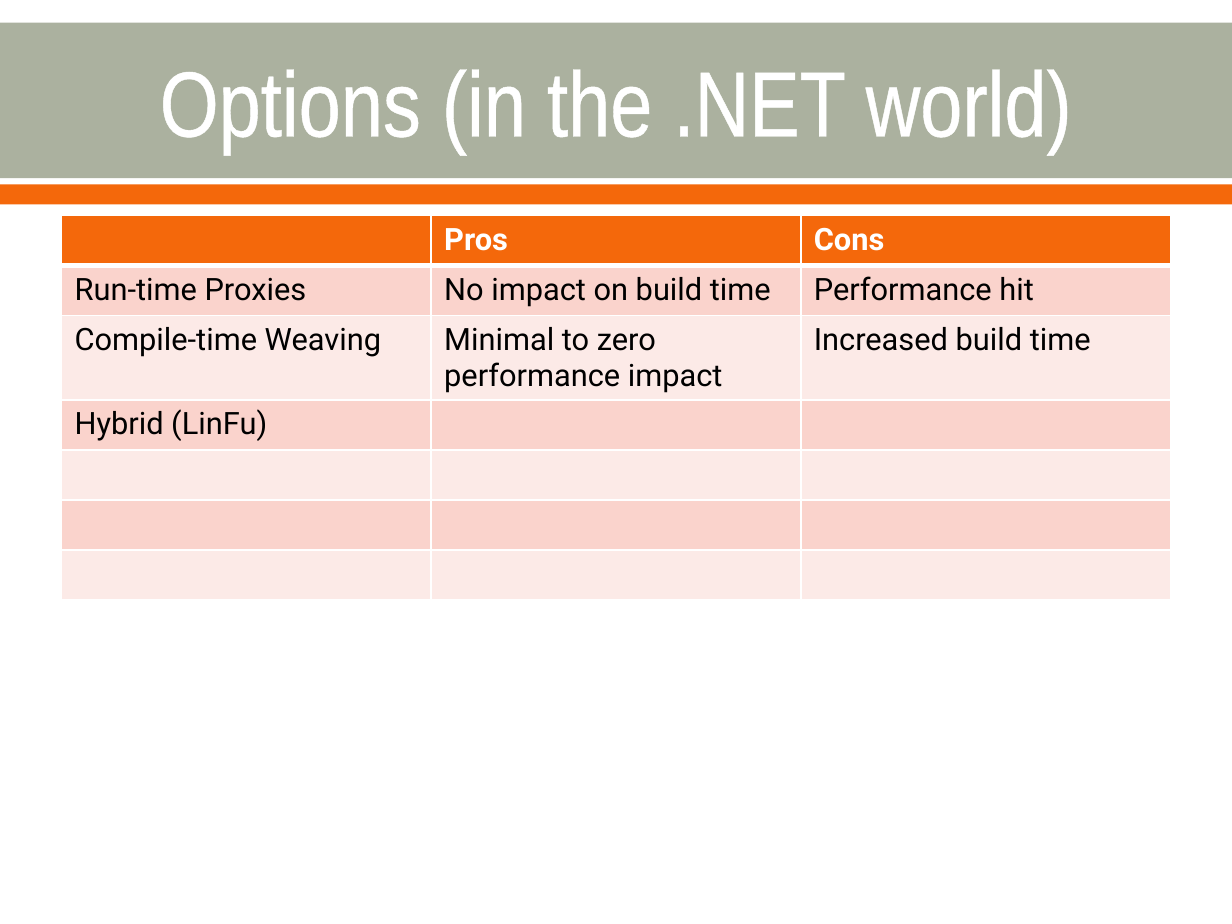
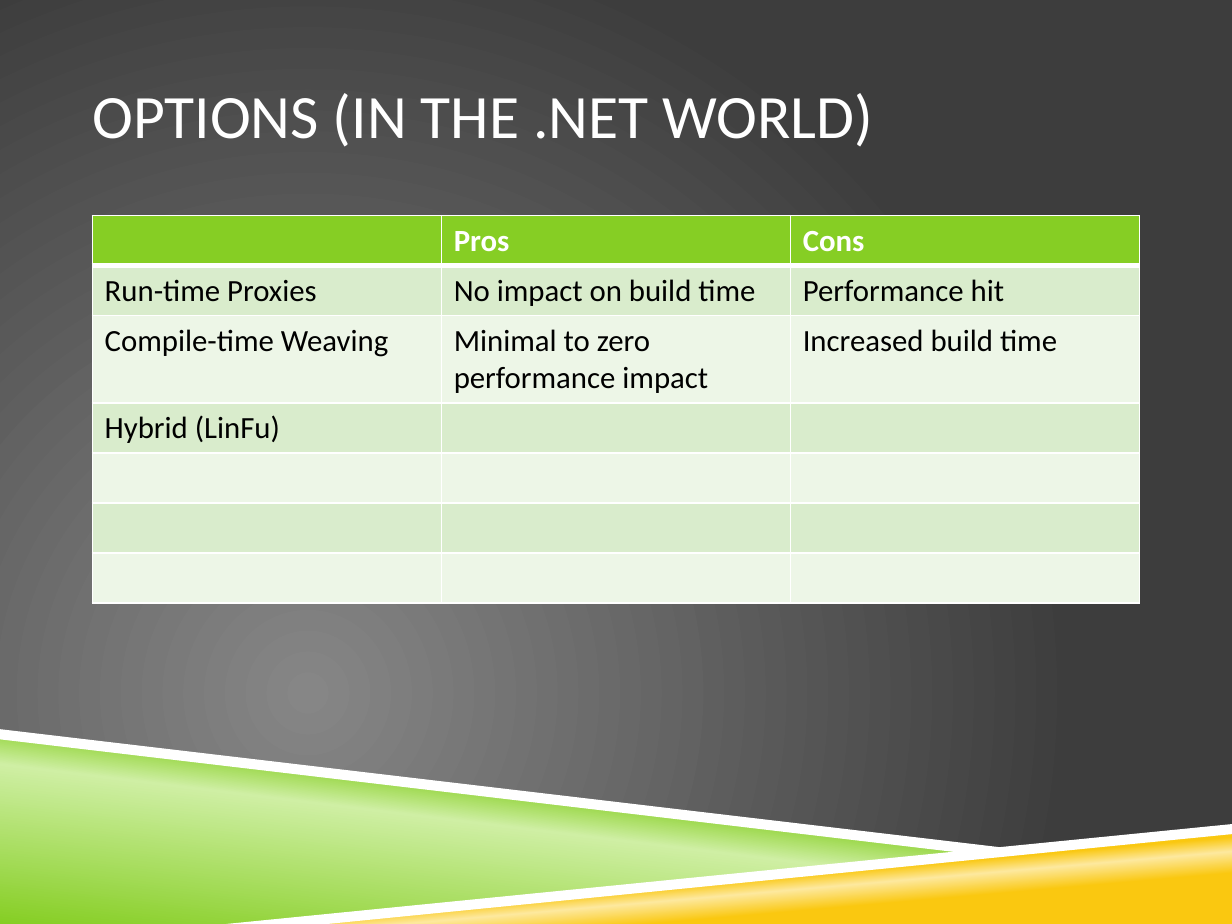
Before and after one commit to bling/AOPDemo, a slide deck: slide 8 of Aspect Oriented Programming.pptx. Drawn at 1232x924 pixels with LibreOffice and Linux fonts; fonts in the diff are those of the drawing; background and template pictures are left out. Boxes give left, top, right and bottom in pixels: in the first picture for what was removed or moved away, otherwise in the second. Text is boxed around its words. In the diff, an @@ line names an element or a change of style, - is before the commit and + after.

```diff
--- a/Aspect Oriented Programming.pptx
+++ b/Aspect Oriented Programming.pptx
@@ background #FFFFFF to picture (left out) @@
@@ rectangle removed at [0,22,1232,177] @@
@@ title at [92,93,873,147]: text changed; size 54 to 36 pt; font Arial Narrow to Calibri @@
-Options (in the .NET world)
+OPTIONS (IN THE .NET WORLD)
@@ rectangle removed at [0,185,1232,205] @@
@@ table at [92,216,1138,601] @@
@@ fill #F4680B to #86CE24 in row 1 @@
@@ fill #FBD4CC to #D9EDCD in 9 cells @@
@@ fill #FDEBE7 to #EDF6E8 in 9 cells @@
@@ font Roboto to Calibri @@
@@ table: place and size @@
-table at [62,216,1170,601]
+table at [92,216,1138,601]
@@ freeform shape added at [0,736,976,924], fill gradient #86CE24 to #CFEFA4 @@
@@ freeform shape added at [0,729,1025,854], fill #FFFFFF @@
@@ freeform shape added at [227,824,1232,924], fill #FFFFFF @@
@@ freeform shape added at [244,828,1232,924], fill gradient #FAC810 to #FDE99F @@
```
Also in this commit, not shown: 29 other slides changed, 1 slide removed, 11 other files.
